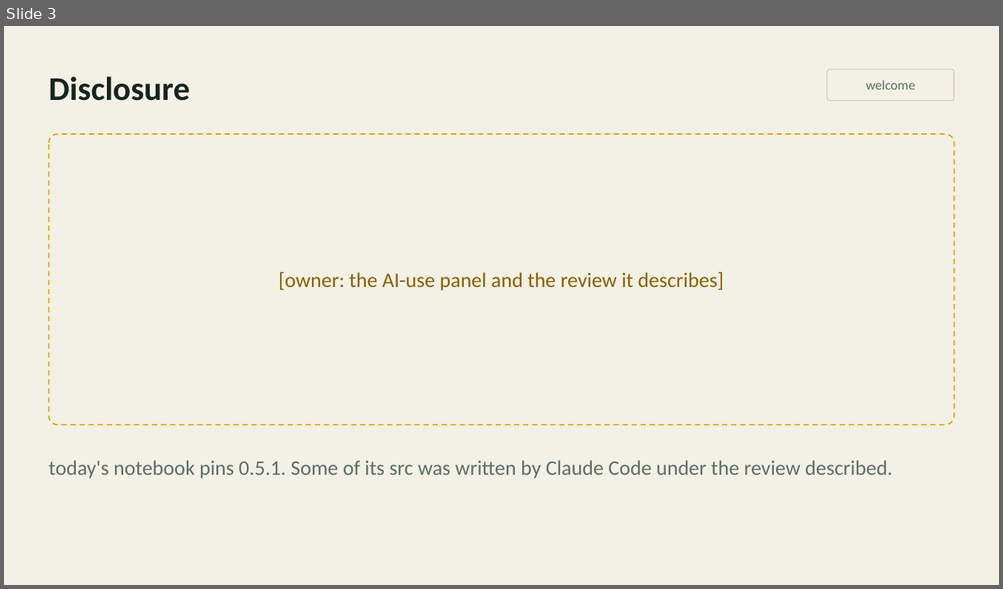
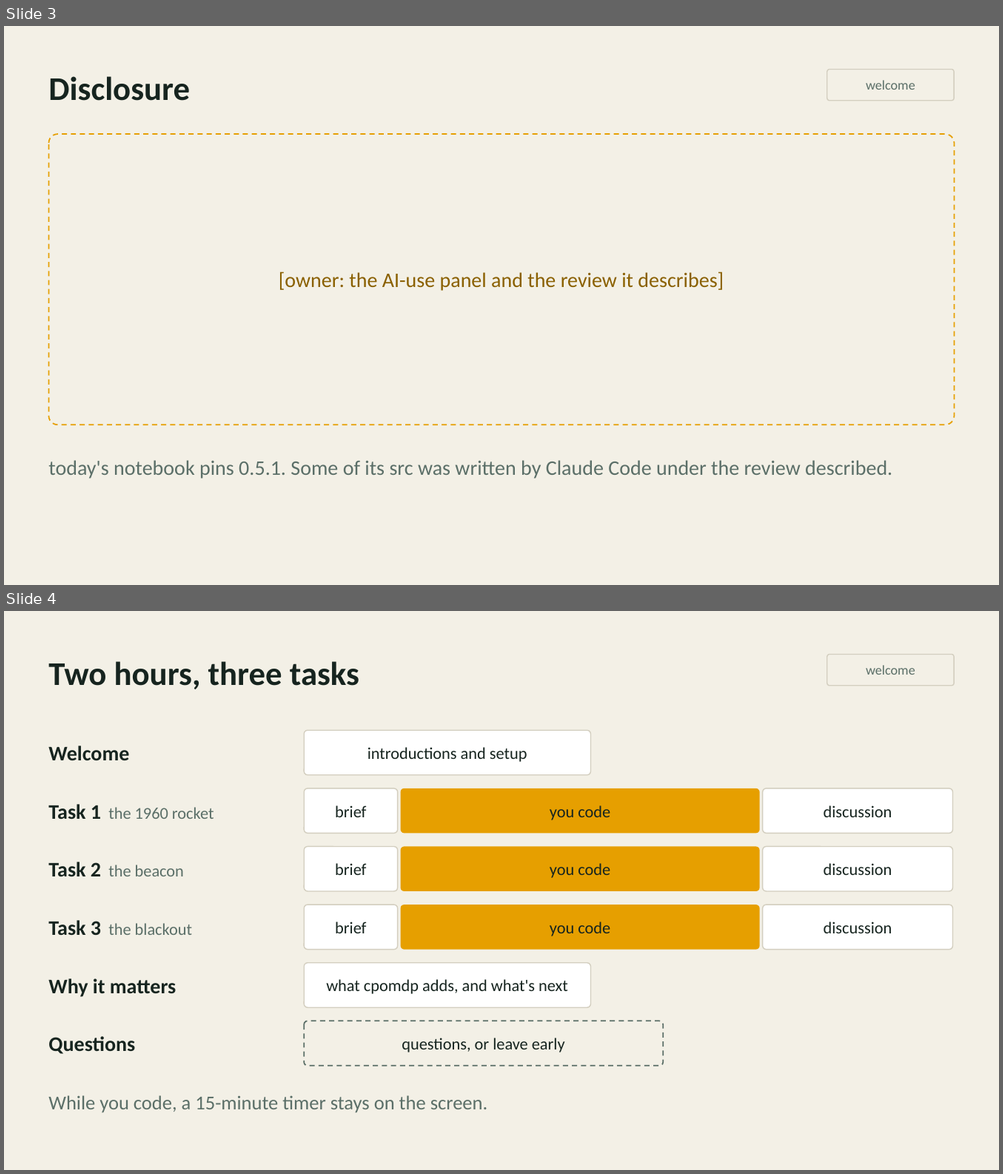
Before and after one commit to inferogenesis/cpomdp-workshop, a slide deck: deck/cpomdp_symposium_2026.pptx. Shown one above the other, each under a label of ours: slide 3 before the commit, slides 3 and 4 after it. The pictures are 1003x589 and 1003x1174 pixels, drawn with LibreOffice and Linux fonts; fonts in the diff are those of the drawing. Boxes give left, top, right and bottom in pixels: in the first picture for what was removed or moved away, otherwise in the second. Text is boxed around its words. In the diff, an @@ line names an element or a change of style, - is before the commit and + after.

```diff
--- a/deck/cpomdp_symposium_2026.pptx
+++ b/deck/cpomdp_symposium_2026.pptx
@@ slide 4 added at [4,611,999,1170], background #F3F0E6 @@
@@ rounded rectangle added at [827,654,954,686], outline #D3CEBF 1 pt, 13 pt, text #5B6F68 @@
+welcome
@@ text added at [48,661,359,689], 32 pt, text #16241F, bold @@
+Two hours, three tasks
@@ rounded rectangle added at [304,730,590,775], fill #FFFFFF, outline #D3CEBF 1 pt, 16 pt, text #16241F @@
+introductions and setup
@@ text added at [48,746,129,760], 20 pt, text #16241F, bold @@
+Welcome
@@ text added at [48,804,214,819], 16 pt, text #5B6F68 @@
+Task 1 the 1960 rocket
@@ rounded rectangle added at [304,789,397,833], fill #FFFFFF, outline #D3CEBF 1 pt, 16 pt, text #16241F @@
+brief
@@ rounded rectangle added at [400,789,759,833], fill #E69F00, 16 pt, text #16241F @@
+you code
@@ rounded rectangle added at [762,789,953,833], fill #FFFFFF, outline #D3CEBF 1 pt, 16 pt, text #16241F @@
+discussion
@@ rounded rectangle added at [304,847,397,891], fill #FFFFFF, outline #D3CEBF 1 pt, 16 pt, text #16241F @@
+brief
@@ rounded rectangle added at [400,847,759,891], fill #E69F00, 16 pt, text #16241F @@
+you code
@@ rounded rectangle added at [762,847,953,891], fill #FFFFFF, outline #D3CEBF 1 pt, 16 pt, text #16241F @@
+discussion
@@ text added at [48,862,184,877], 16 pt, text #5B6F68 @@
+Task 2 the beacon
@@ text added at [48,920,192,935], 16 pt, text #5B6F68 @@
+Task 3 the blackout
@@ rounded rectangle added at [304,905,397,950], fill #FFFFFF, outline #D3CEBF 1 pt, 16 pt, text #16241F @@
+brief
@@ rounded rectangle added at [400,905,759,950], fill #E69F00, 16 pt, text #16241F @@
+you code
@@ rounded rectangle added at [762,905,953,950], fill #FFFFFF, outline #D3CEBF 1 pt, 16 pt, text #16241F @@
+discussion
@@ rounded rectangle added at [304,963,590,1008], fill #FFFFFF, outline #D3CEBF 1 pt, 16 pt, text #16241F @@
+what cpomdp adds, and what's next
@@ text added at [48,979,176,997], 20 pt, text #16241F, bold @@
+Why it matters
@@ rounded rectangle added at [304,1022,663,1066], outline #5B6F68 1.25 pt dashed, 16 pt, text #16241F @@
+questions, or leave early
@@ text added at [48,1037,135,1054], 20 pt, text #16241F, bold @@
+Questions
@@ text added at [48,1096,488,1113], 19 pt, text #5B6F68 @@
+While you code, a 15-minute timer stays on the screen.
```
Also in this commit, not shown: 5 slides changed, 1 other slide added, 2 slides removed, 8 other files.
